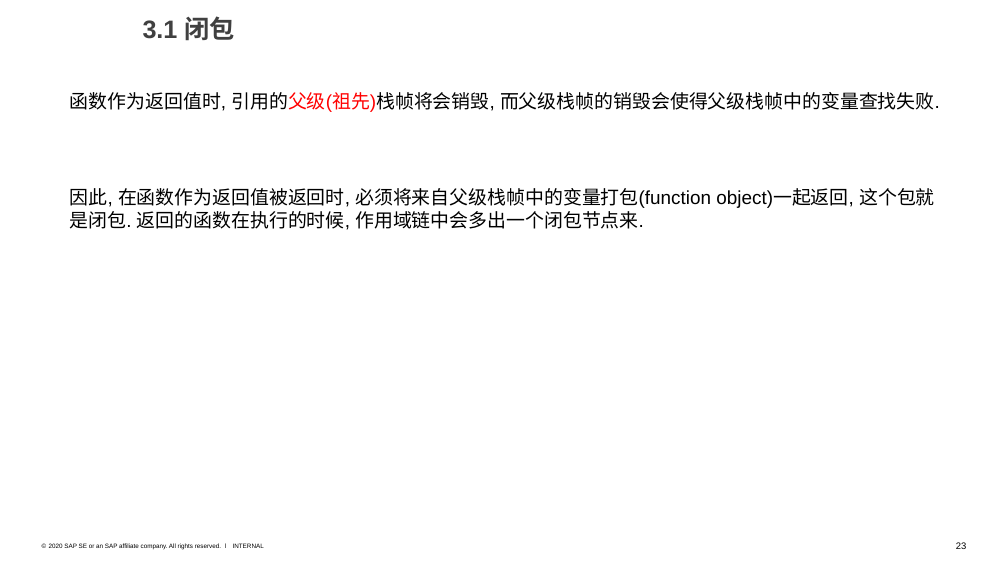
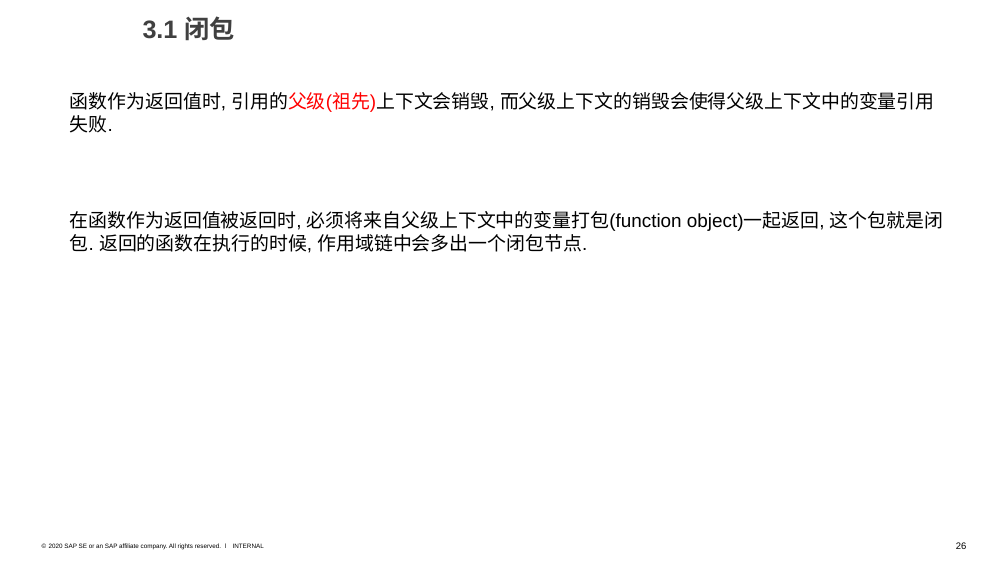
Before and after one commit to jiweiyuan/programmer, a slide deck: slide 26 of programming/scope-and-closure/作用域与闭包.pptx (slide 23 before the commit). Drawn at 1008x567 pixels with LibreOffice and Linux fonts; fonts in the diff are those of the drawing. Boxes give left, top, right and bottom in pixels: in the first picture for what was removed or moved away, otherwise in the second. Text is boxed around its words. In the diff, an @@ line names an element or a change of style, - is before the commit and + after.

Commit message:
feat: update slides

```diff
--- a/programming/scope-and-closure/作用域与闭包.pptx
+++ b/programming/scope-and-closure/作用域与闭包.pptx
@@ text at (70,92,943,253): text changed @@
-函数作为返回值时, 引用的父级(祖先)栈帧将会销毁, 而父级栈帧的销毁会使得父级栈帧中的变量查找失败.
-因此, 在函数作为返回值被返回时, 必须将来自父级栈帧中的变量打包(function object)一起返回, 这个包就是闭包. 返回的函数在执行的时候, 作用域链中会多出一个闭包节点来.
+函数作为返回值时, 引用的父级(祖先)上下文会销毁, 而父级上下文的销毁会使得父级上下文中的变量引用失败.
+在函数作为返回值被返回时, 必须将来自父级上下文中的变量打包(function object)一起返回, 这个包就是闭包. 返回的函数在执行的时候, 作用域链中会多出一个闭包节点.
@@ page number at (956,542,967,549): text changed @@
-23
+26
```
Also in this commit, not shown: 8 other slides changed, 3 slides added, 4 other files.
